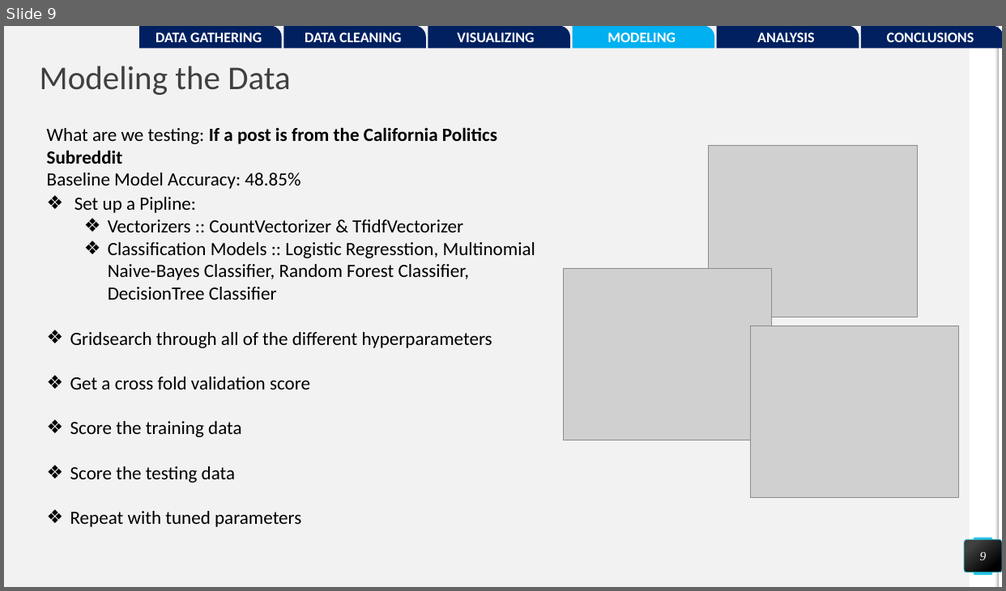
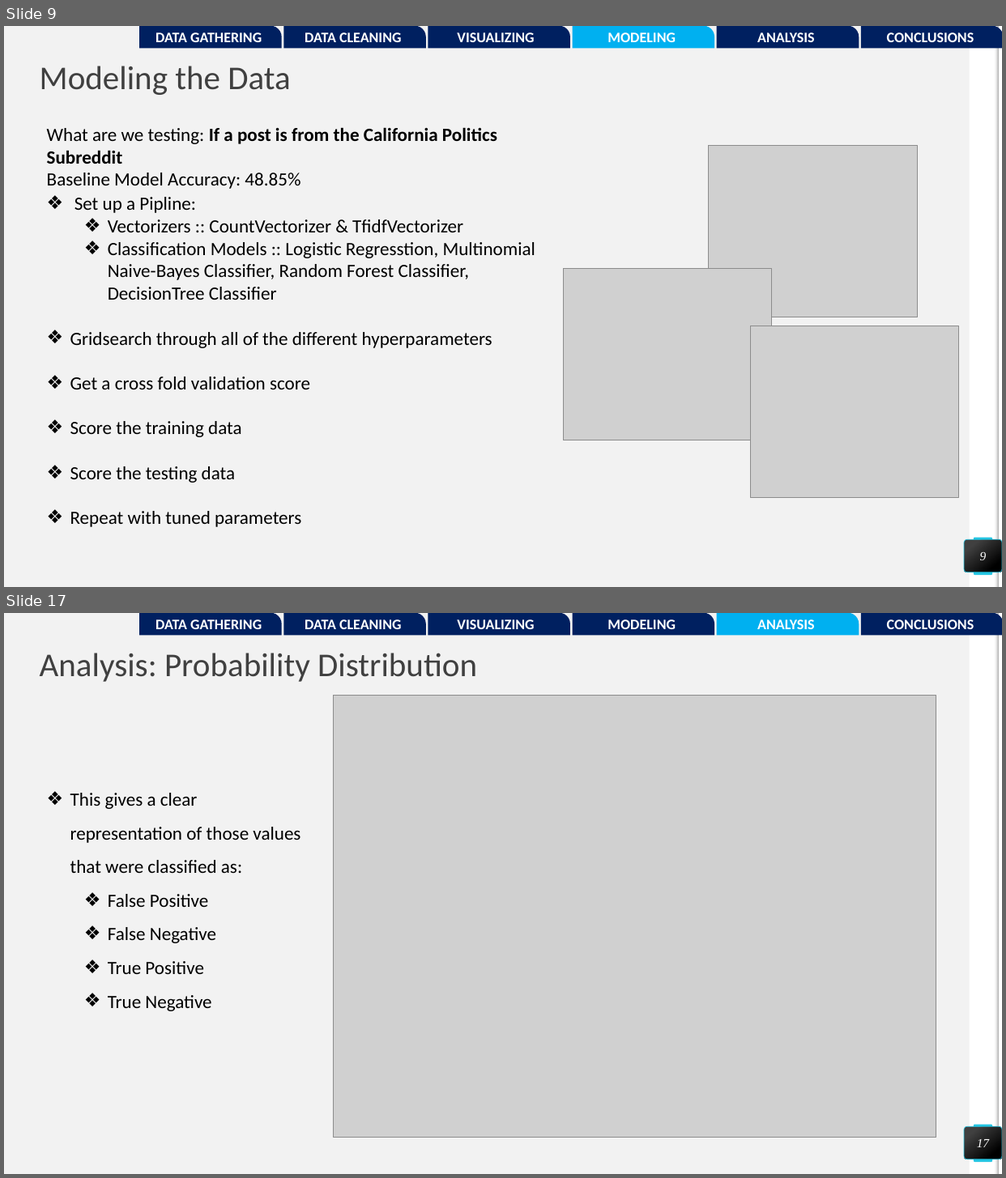
Before and after one commit to pwalesdi/GA_Project_3, a slide deck: Subreddit_Presentation.pptx. Shown one above the other, each under a label of ours: slide 9 before the commit, slides 9 and 17 after it; the slides between them are not shown. The pictures are 1006x591 and 1006x1178 pixels, drawn with LibreOffice and Linux fonts; fonts in the diff are those of the drawing; grey boxes stand for pictures. Boxes give left, top, right and bottom in pixels: in the first picture for what was removed or moved away, otherwise in the second. Text is boxed around its words. In the diff, an @@ line names an element or a change of style, - is before the commit and + after.

```diff
--- a/Subreddit_Presentation.pptx
+++ b/Subreddit_Presentation.pptx
@@ slide 17 added at (4, 613, 1002, 1174), background #F2F2F2; not listed: 4 template elements that a slide beside it also shows @@
@@ round rect added at (139, 613, 282, 636), fill #002060, 14 pt, text #FFFFFF, bold @@
+DATA GATHERING
@@ round rect added at (284, 613, 426, 636), fill #002060, 14 pt, text #FFFFFF, bold @@
+DATA CLEANING
@@ round rect added at (428, 613, 571, 636), fill #002060, 14 pt, text #FFFFFF, bold @@
+VISUALIZING
@@ round rect added at (572, 613, 714, 636), fill #002060, 14 pt, text #FFFFFF, bold @@
+MODELING
@@ round rect added at (717, 613, 859, 636), fill #00B0F0, 14 pt, text #FFFFFF, bold @@
+ANALYSIS
@@ round rect added at (861, 613, 1002, 636), fill #002060, 14 pt, text #FFFFFF, bold @@
+CONCLUSIONS
@@ title added at (40, 653, 477, 682), 32 pt, text #404040 @@
+Analysis: Probability Distribution
@@ picture added at (334, 696, 936, 1138) @@
@@ text added at (70, 793, 300, 1012), 18 pt, text #000000 @@
+❖ This gives a clear representation of those values that were classified as:
+  ❖ False Positive
+  ❖ False Negative
+  ❖ True Positive
+  ❖ True Negative
@@ page number added at (965, 1127, 1002, 1160), fill gradient #404040 to #000000, outline #25C6E3 0.5 pt, 12 pt, text #FFFFFF, italic @@
+17
```
Also in this commit, not shown: 2 slides changed, 7 other slides added, 5 slides removed, 5 other files.
